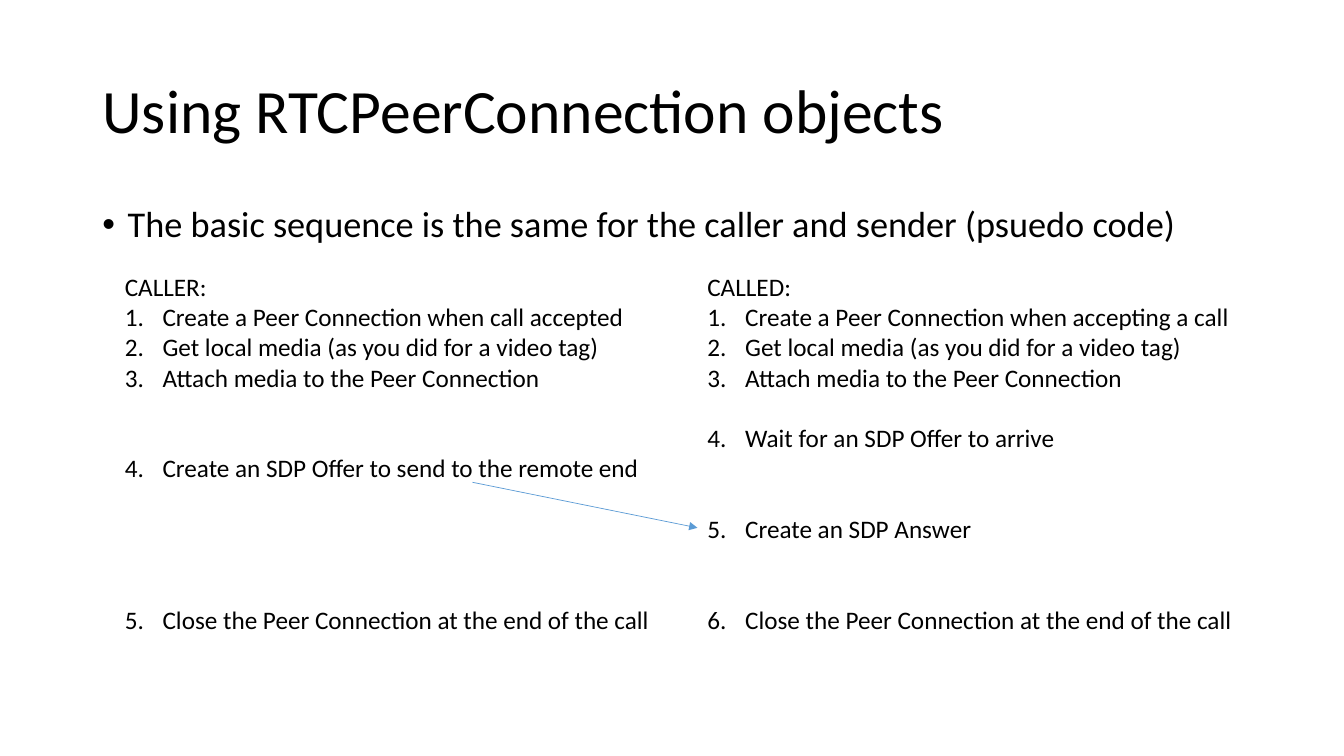
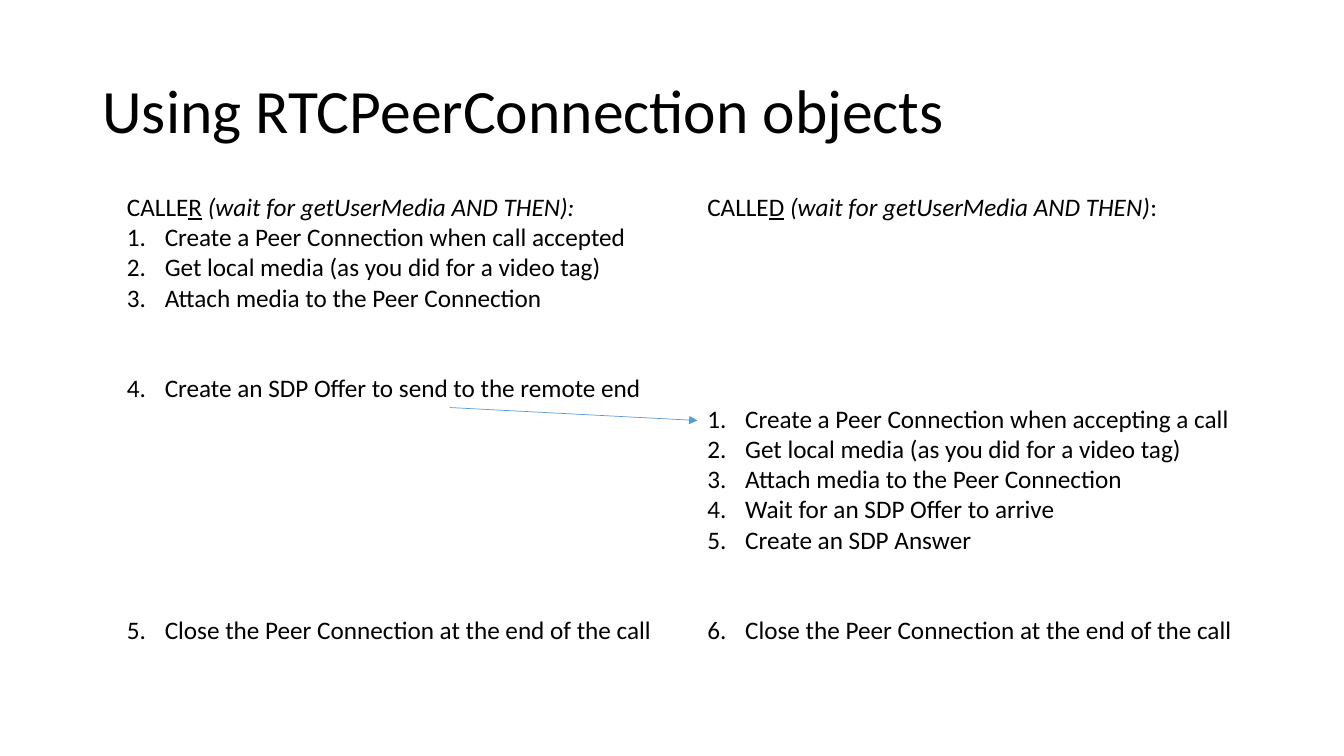
Before and after one commit to ipcortex/fac-workshop-materials, a slide deck: slide 43 of presentations/FAC9 Workshop.pptx (slide 38 before the commit). Drawn at 1344x756 pixels with LibreOffice and Linux fonts; fonts in the diff are those of the drawing. Boxes give left, top, right and bottom in pixels: in the first picture for what was removed or moved away, otherwise in the second. Text is boxed around its words. In the diff, an @@ line names an element or a change of style, - is before the commit and + after.

Commit message:
Explanation for Promise store and RTCPeerConnection setup

```diff
--- a/presentations/FAC9 Workshop.pptx
+++ b/presentations/FAC9 Workshop.pptx
@@ text "CALLER (wait for getUserMedia AND ...": place and size @@
-text "CALLER (wait for getUserMedia AND ..." at box(125, 279, 648, 630)
+text "CALLER (wait for getUserMedia AND ..." at box(127, 197, 651, 640)
@@ text at box(127, 197, 575, 221): text changed; italic on @@
-CALLER:
+CALLER (wait for getUserMedia AND THEN):
@@ text "CALLED (wait for getUserMedia AND ...": place and size @@
-text "CALLED (wait for getUserMedia AND ..." at box(707, 279, 1231, 630)
+text "CALLED (wait for getUserMedia AND ..." at box(707, 197, 1231, 640)
@@ text at box(707, 197, 1157, 221): text changed; italic on @@
-CALLED:
+CALLED (wait for getUserMedia AND THEN):
@@ text removed at box(128, 210, 1175, 243) @@
-• The basic sequence is the same for the caller and sender (psuedo code)
@@ arrow moved from (473, 482) - (698, 528) to (450, 407) - (698, 420) @@
```
Also in this commit, not shown: 3 other slides changed, 5 slides added.
